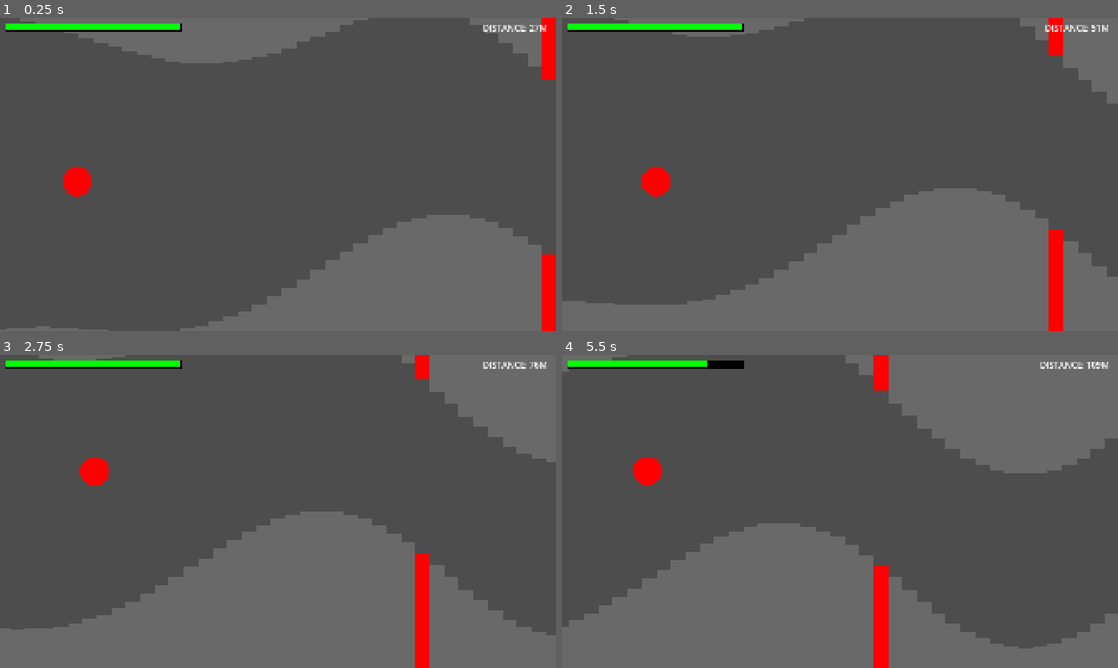
Above: before the commit, frames 1-4 (two rows, left to right).
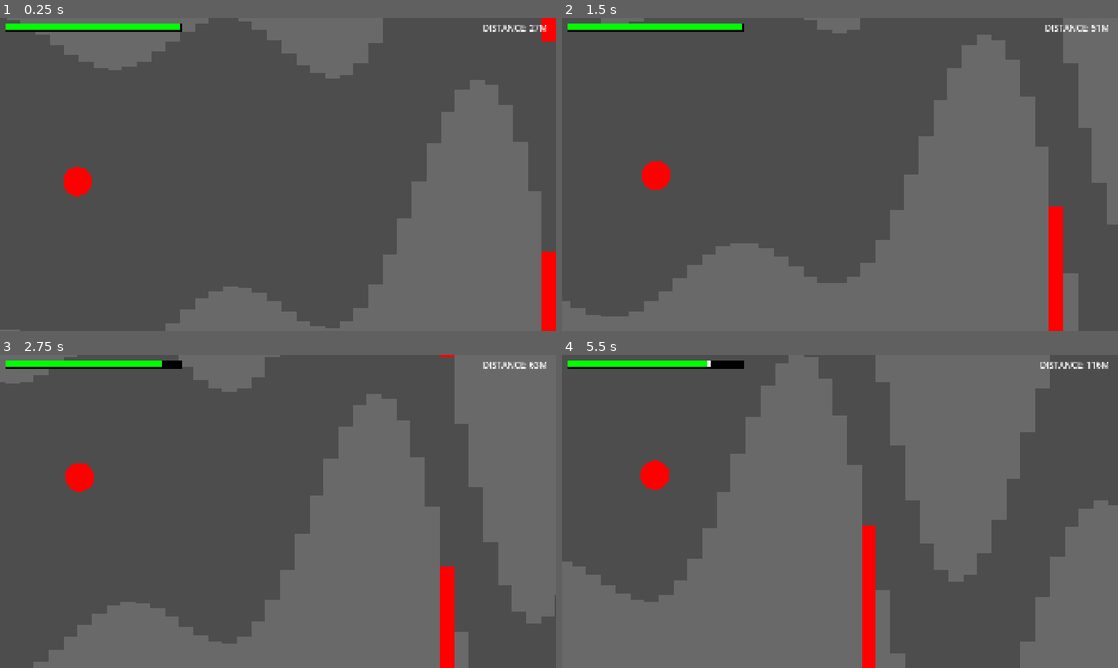
Above: after the commit, the same moments.

Repository: harrisonlee/xarnox-godot
Game: Godot game, scene res://main.tscn
Two runs of this game, one before a commit and one after it. Both use one fixed random seed, a clock stepped at 60 frames per second and the inputs below.
Inputs:
- Up to frame 1 (0.25 s): no input
- Up to frame 2 (1.5 s): tap Space (toggle_player_autopilot) at 0.6, 1.35 s
- Up to frame 3 (2.75 s): tap Space (toggle_player_autopilot) at 2.1 s
- Up to frame 4 (5.5 s): tap Space (toggle_player_autopilot) every 0.75 s from 2.85 to 5.1 s

The runs differ from the first frame. In frame 1, 19% of the frame differs, in the area x 1-100%, y 0-100%; in frame 2, 20%; in frame 3, 29%; in frame 4, 35%, in the area x 0-100%, y 0-100%.

Commit message:
Adds concrete offset generator nodes.

Diff:
--- /dev/null
+++ b/compound_sine_offset_y_generator_a.gd
@@ -0,0 +1,7 @@
+extends OffsetYGenerator
+
+#-------------------------------------------------------------------------------
+# Private Overrides
+#-------------------------------------------------------------------------------
+func _get_offset_y(x: float, p: float, a: float) -> float:
+	return a * (sin(x * p) + sin(2 * x * p))
--- /dev/null
+++ b/compound_sine_offset_y_generator_a.tscn
@@ -0,0 +1,7 @@
+[gd_scene load_steps=2 format=3 uid="uid://c072o111jvma2"]
+
+[ext_resource type="Script" uid="uid://bijbkwd2mbs0e" path="res://compound_sine_offset_y_generator_a.gd" id="1_ifb71"]
+
+[node name="CompoundSineOffsetYGeneratorA" type="Node"]
+script = ExtResource("1_ifb71")
+metadata/_custom_type_script = "uid://cbe60wwm3l0f5"
--- /dev/null
+++ b/compound_sine_offset_y_generator_b.gd
@@ -0,0 +1,7 @@
+extends OffsetYGenerator
+
+#-------------------------------------------------------------------------------
+# Private Overrides
+#-------------------------------------------------------------------------------
+func _get_offset_y(x: float, p: float, a: float) -> float:
+	return a * sin(sin(2 * x * p) + sin(4 * x * p))
--- /dev/null
+++ b/compound_sine_offset_y_generator_b.tscn
@@ -0,0 +1,7 @@
+[gd_scene load_steps=2 format=3 uid="uid://fiyrjbkh5jvt"]
+
+[ext_resource type="Script" uid="uid://bcs1fn5om0hhg" path="res://compound_sine_offset_y_generator_b.gd" id="1_7hmcr"]
+
+[node name="CompoundSineOffsetYGeneratorB" type="Node"]
+script = ExtResource("1_7hmcr")
+metadata/_custom_type_script = "uid://cbe60wwm3l0f5"
--- /dev/null
+++ b/compound_sine_offset_y_generator_c.gd
@@ -0,0 +1,7 @@
+extends OffsetYGenerator
+
+#-------------------------------------------------------------------------------
+# Private Overrides
+#-------------------------------------------------------------------------------
+func _get_offset_y(x: float, p: float, a: float) -> float:
+	return a * sin(3 * x * p + sin(x * p))
--- /dev/null
+++ b/compound_sine_offset_y_generator_c.tscn
@@ -0,0 +1,7 @@
+[gd_scene load_steps=2 format=3 uid="uid://de0c6afxqn351"]
+
+[ext_resource type="Script" uid="uid://dgn8248qkelt2" path="res://compound_sine_offset_y_generator_c.gd" id="1_avo8m"]
+
+[node name="CompoundSineOffsetYGeneratorC" type="Node"]
+script = ExtResource("1_avo8m")
+metadata/_custom_type_script = "uid://cbe60wwm3l0f5"
--- a/main.tscn
+++ b/main.tscn
@@ -1,15 +1,24 @@
-[gd_scene load_steps=6 format=3 uid="uid://0u6fmju7cdqb"]
+[gd_scene load_steps=9 format=3 uid="uid://0u6fmju7cdqb"]
 
 [ext_resource type="Script" uid="uid://m7lv6p2uy0y" path="res://main.gd" id="1_0xm2m"]
 [ext_resource type="PackedScene" uid="uid://dencfc13x3u82" path="res://tunnel_generator.tscn" id="2_1bvp3"]
 [ext_resource type="PackedScene" uid="uid://tusuer5i4roh" path="res://player.tscn" id="2_h2yge"]
+[ext_resource type="PackedScene" uid="uid://c072o111jvma2" path="res://compound_sine_offset_y_generator_a.tscn" id="3_7mycd"]
 [ext_resource type="PackedScene" uid="uid://bld7wxadxirfb" path="res://player_camera.tscn" id="4_1bvp3"]
+[ext_resource type="PackedScene" uid="uid://fiyrjbkh5jvt" path="res://compound_sine_offset_y_generator_b.tscn" id="4_5vw27"]
+[ext_resource type="PackedScene" uid="uid://de0c6afxqn351" path="res://compound_sine_offset_y_generator_c.tscn" id="5_kek77"]
 [ext_resource type="PackedScene" uid="uid://cgvkfmwt00dva" path="res://hud.tscn" id="5_lquwl"]
 
 [node name="Main" type="Node"]
 script = ExtResource("1_0xm2m")
 
 [node name="TunnelGenerator" parent="." instance=ExtResource("2_1bvp3")]
+
+[node name="CompoundSineOffsetYGeneratorA" parent="TunnelGenerator" instance=ExtResource("3_7mycd")]
+
+[node name="CompoundSineOffsetYGeneratorB" parent="TunnelGenerator" instance=ExtResource("4_5vw27")]
+
+[node name="CompoundSineOffsetYGeneratorC" parent="TunnelGenerator" instance=ExtResource("5_kek77")]
 
 [node name="Player" parent="." instance=ExtResource("2_h2yge")]
 
--- a/tunnel_generator.gd
+++ b/tunnel_generator.gd
@@ -55,13 +55,16 @@
 var _tile_pairs: Array[TilePair] = []
 var _offset_history: Array[Vector2] = []
 var _current_offset_y_generator: OffsetYGenerator = null
-
-var _offset_y_generators: Array[OffsetYGenerator] = [
-	OffsetYGenerator.new(),
-	OffsetYGenerator.new(),
-	OffsetYGenerator.new(),
-	OffsetYGenerator.new()
-]
+var _offset_y_generators: Array[OffsetYGenerator] = []
+
+
+#-------------------------------------------------------------------------------
+# Lifecycle Methods
+#-------------------------------------------------------------------------------
+func _ready() -> void:
+	for offset_y_generator in find_children("*", "OffsetYGenerator"):
+		_offset_y_generators.append(offset_y_generator)
+
 
 #-------------------------------------------------------------------------------
 # Public Methods
@@ -80,7 +83,7 @@
 
 	var tile_coverage: int = int(rect.end.x + tile_width - _current_x)
 	var tile_count: int = int(tile_coverage / tile_width) + 1
-	var tile_size: Vector2 = Vector2(tile_width, rect.size.y * 1.5)
+	var tile_size: Vector2 = Vector2(tile_width, rect.size.y * 2.0)
 
 	for i in range(tile_count):
 		var generator_offset_y: float = 0.0
@@ -135,7 +138,7 @@
 		match _state:
 			State.NORMAL:
 				_update_state(State.TRANSITIONING_OUT)
-				_transition_period = _current_offset_y_generator.period * 0.75
+				_transition_period = _current_offset_y_generator.period * 0.5
 
 				# debug
 				bottom_tile.color = Color.GREEN
@@ -146,7 +149,7 @@
 				_last_tunnel_height = _current_offset_y_generator.tunnel_height
 				_set_new_offset_y_generator()
 				_current_offset_y_generator.randomize_metrics()
-				_transition_period = _current_offset_y_generator.period * 0.75
+				_transition_period = _current_offset_y_generator.period * 0.5
 
 				# debug
 				bottom_tile.color = Color.BLUE
@@ -190,6 +193,8 @@
 # Private Methods
 #-------------------------------------------------------------------------------
 func _set_new_offset_y_generator() -> void:
+	if _offset_y_generators.size() == 1: return
+
 	var new_generator_idx = _generator_idx
 	while new_generator_idx == _generator_idx:
 		new_generator_idx = range(_offset_y_generators.size()).pick_random()
Not shown, added: compound_sine_offset_y_generator_a.gd.uid
Not shown, added: compound_sine_offset_y_generator_b.gd.uid
Not shown, added: compound_sine_offset_y_generator_c.gd.uid
